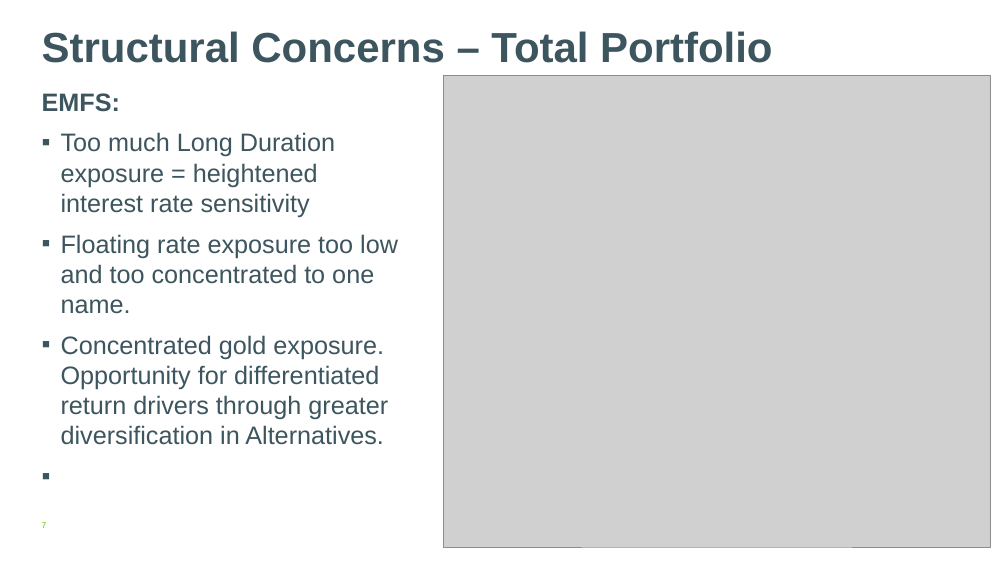
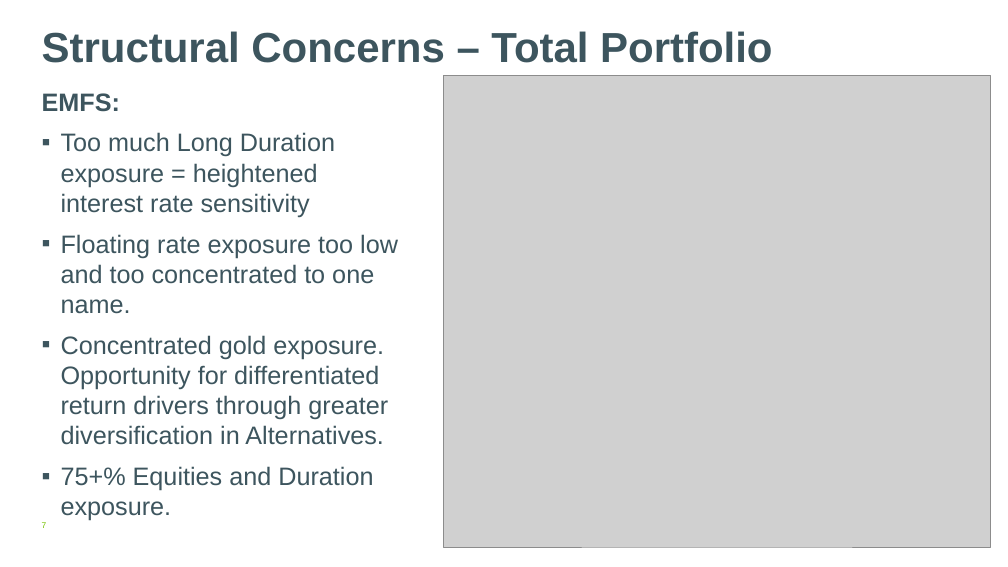
Before and after one commit to AtchisonClients/atchisonclients.github.io, a slide deck: slide 7 of assetsHTML/EMFS/EMFS-Atchison.pptx. Drawn at 1008x567 pixels with LibreOffice and Linux fonts; fonts in the diff are those of the drawing; grey boxes stand for pictures; background and template pictures are left out. Boxes give left, top, right and bottom in pixels: in the first picture for what was removed or moved away, otherwise in the second. Text is boxed around its words. In the diff, an @@ line names an element or a change of style, - is before the commit and + after.

Commit message:
Client Web 29 Sep v14

```diff
--- a/assetsHTML/EMFS/EMFS-Atchison.pptx
+++ b/assetsHTML/EMFS/EMFS-Atchison.pptx
@@ text at box(61, 466, 373, 521): paragraph added @@
+▪ 75+% Equities and Duration exposure.
```
